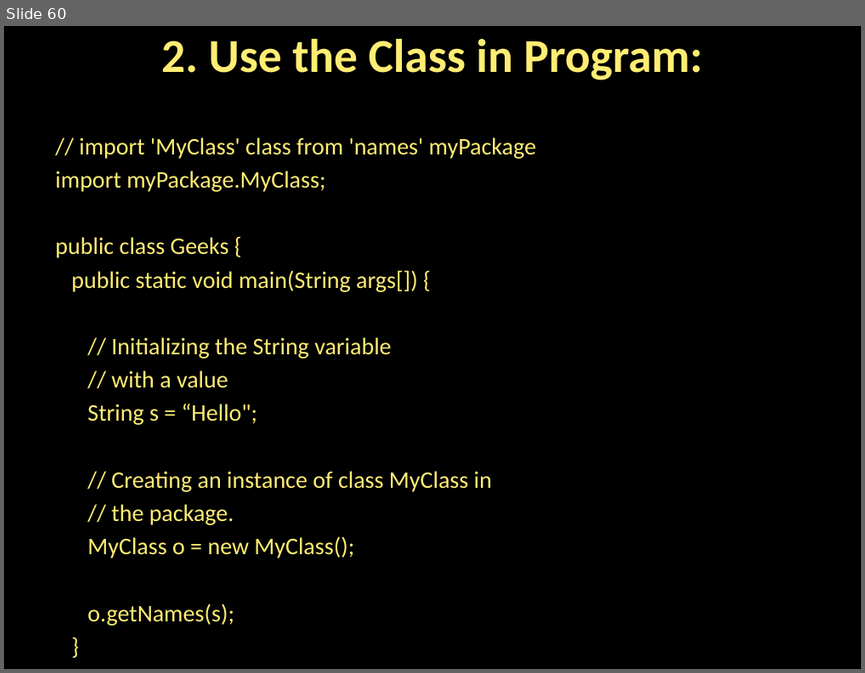
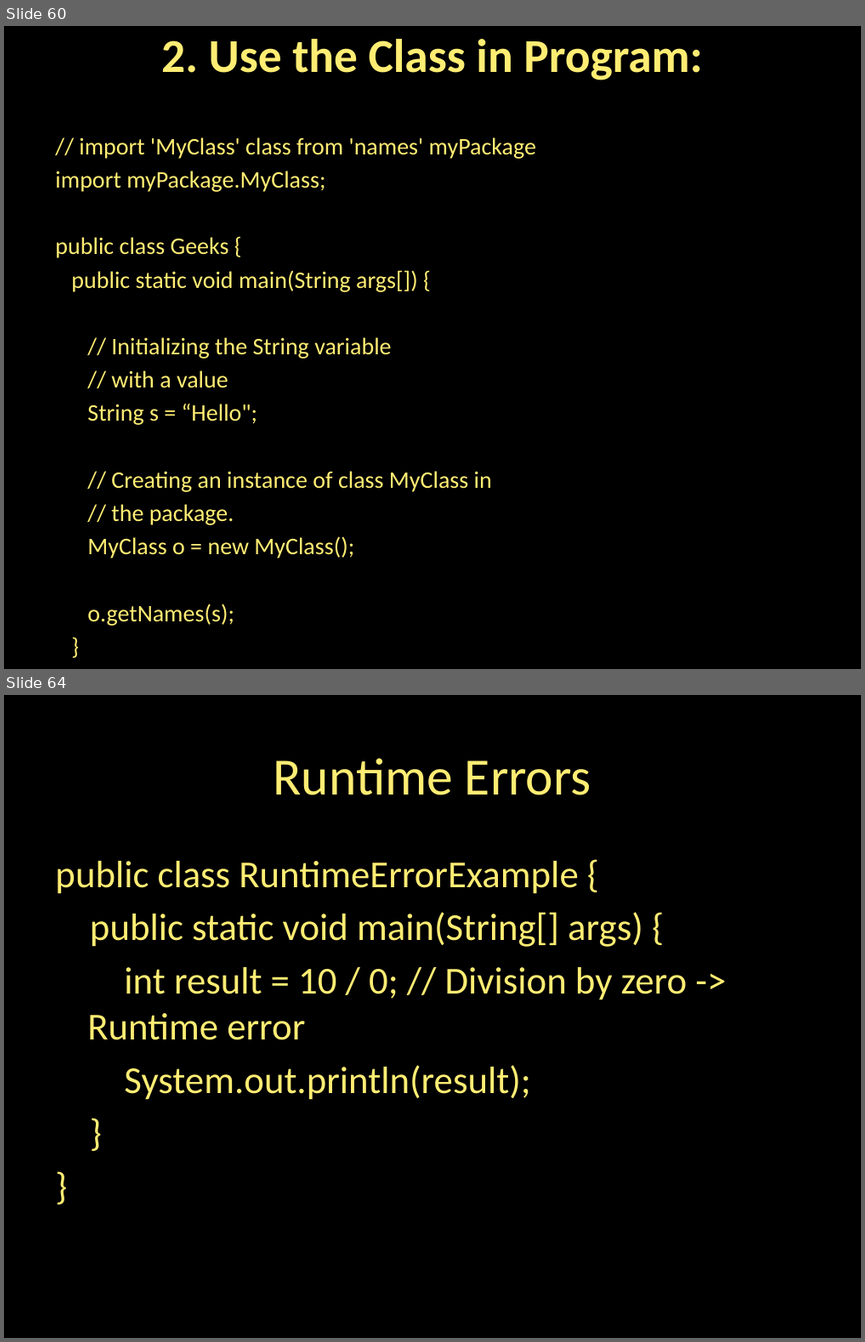
Before and after one commit to NemisRuparel/JAVA_Material, a slide deck: material/Inheritance in JAVA.pptx. Shown one above the other, each under a label of ours: slide 60 before the commit, slides 60 and 64 after it; the slides between them are not shown. The pictures are 865x673 and 865x1342 pixels, drawn with LibreOffice and Linux fonts; fonts in the diff are those of the drawing. Boxes give left, top, right and bottom in pixels: in the first picture for what was removed or moved away, otherwise in the second. Text is boxed around its words. In the diff, an @@ line names an element or a change of style, - is before the commit and + after.

```diff
--- a/material/Inheritance in JAVA.pptx
+++ b/material/Inheritance in JAVA.pptx
@@ slide 64 added at box(4, 695, 861, 1338), background #000000 @@
@@ title added at box(273, 758, 591, 795), 44 pt, text #FFED73 @@
+Runtime Errors
@@ text added at box(55, 861, 687, 1100), 32 pt, text #FFED73 @@
+public class RuntimeErrorExample {
+public static void main(String[] args) {
+int result = 10 / 0; // Division by zero -> Runtime error
+System.out.println(result);
+}
+}
```
Also in this commit, not shown: 60 other slides added, 4 other files.
